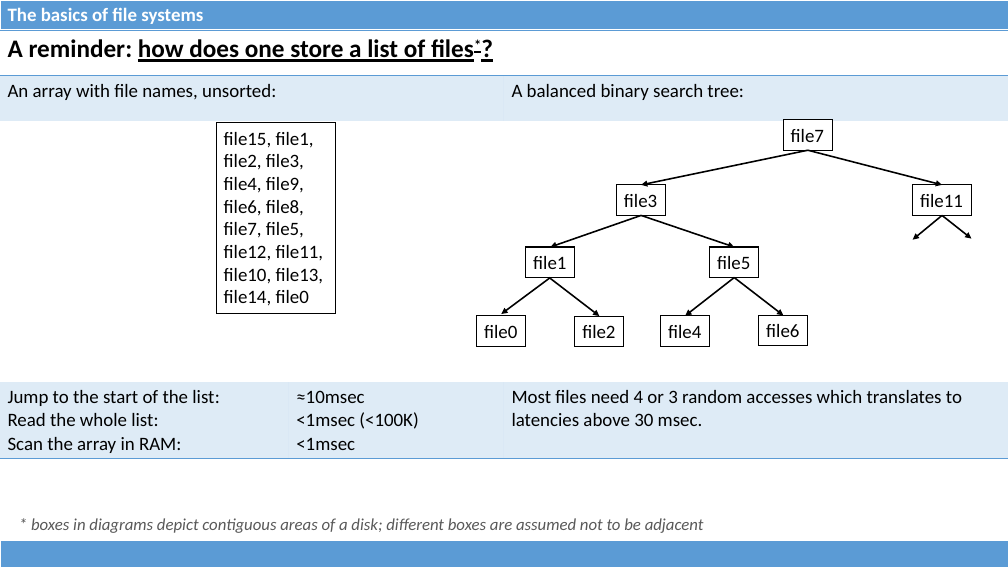
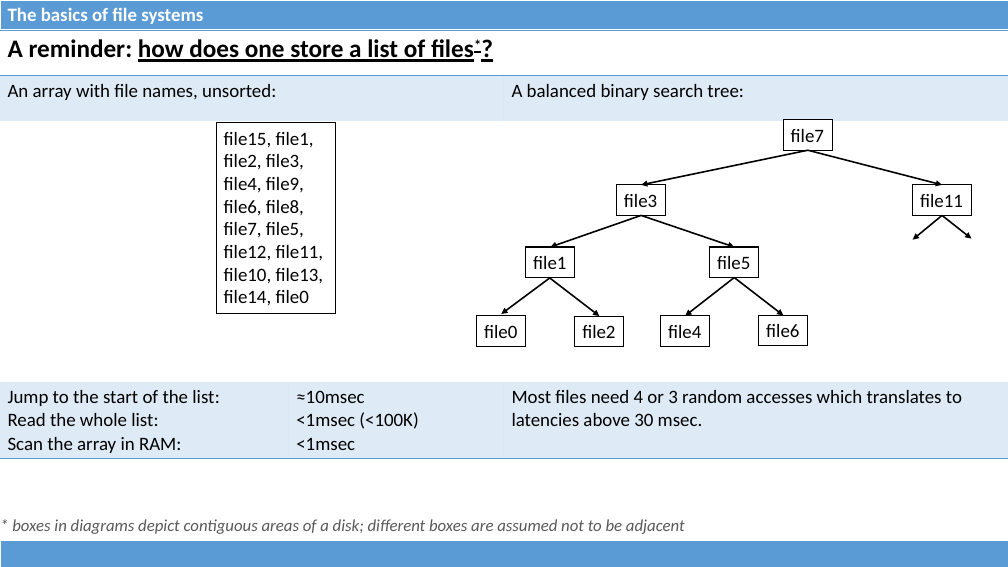
Before and after one commit to dominiquelefevre/filesystems-101-jb, a slide deck: slide 3 of talks/src/class05.pptx. Drawn at 1008x567 pixels with LibreOffice and Linux fonts; fonts in the diff are those of the drawing. Boxes give left, top, right and bottom in pixels: in the first picture for what was removed or moved away, otherwise in the second. Text is boxed around its words. In the diff, an @@ line names an element or a change of style, - is before the commit and + after.

```diff
--- a/talks/src/class05.pptx
+++ b/talks/src/class05.pptx
@@ text "* boxes in diagrams depict ...": place and size @@
-text "* boxes in diagrams depict ..." at (31,518,704,533)
+text "* boxes in diagrams depict ..." at (12,519,685,534)
```
Also in this commit, not shown: 8 other slides changed, 6 slides added, 1 slide removed, 1 other file.
